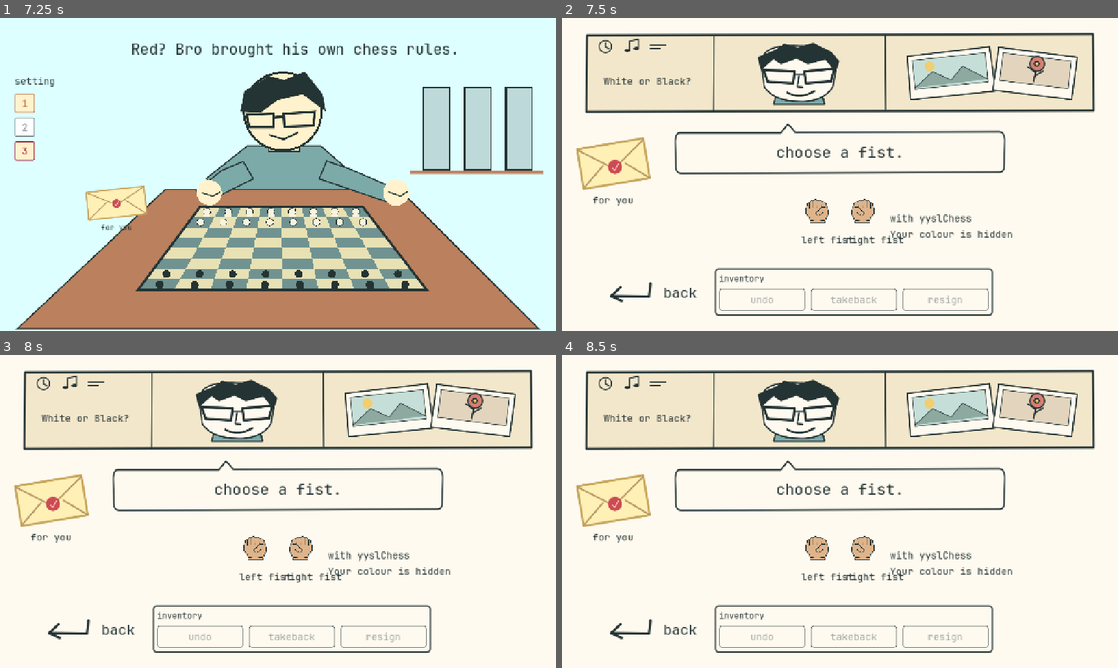
Above: before the commit, frames 1-4 (two rows, left to right).
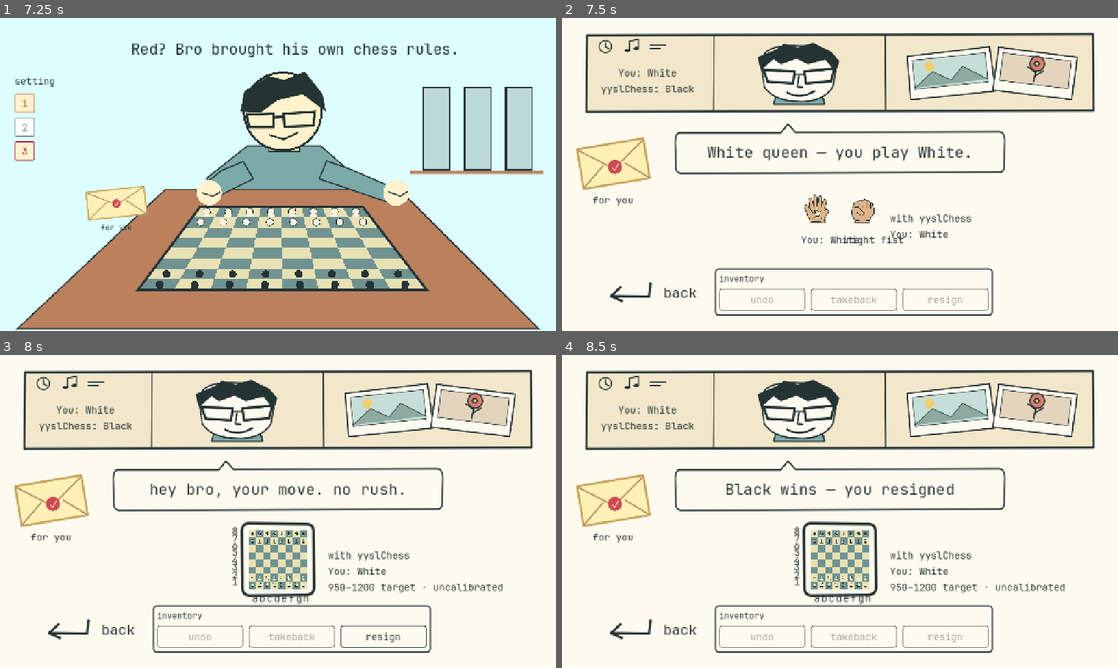
Above: after the commit, the same moments.

Repository: 2yysl/forstimpy
Game: Godot game, scene res://features/chess/integration/ChessIntegratedMain.tscn
Same seed, same stepped clock (60 frames per second), same inputs: the game is played once before the commit and once after it. Sound files missing from this copy of the repository are replaced by a short silence.
Inputs (mouse positions are in pixels of both pictures, inside the frame that each line leads up to):
- Up to frame 1 (7.25 s): click "click to continue" at 0.5 s; tap Enter (ui_accept) at 1.25, 1.52, 1.82 s; move the mouse to (250, 237) at 1.27 s; click (250, 237) at 1.42 s; click "1" at 2 s; click "'sure'" at 2.75 s; click "left fist" at 3.5 s; click "back" at 4.25 s; click "'yes but red'" at 5 s; click "1" at 5.75 s; click "2" at 6.5 s
- Up to frame 2 (7.5 s): click "3" at 7.25 s
- Up to frame 3 (8 s): no input
- Up to frame 4 (8.5 s): click (945, 636) at 8 s, where only the run after the commit has a clickable "resign"

Frame 1 is identical in both runs. In frame 2, 1.7% of the frame differs, in the area x 7-81%, y 16-72%; in frame 3, 4.9%, in the area x 7-91%, y 16-94%; in frame 4, 4.7%.

Commit message:
feat: preserve chess matches when returning to the table

Diff:
--- a/yassine-game/features/chess/chess_activity.gd
+++ b/yassine-game/features/chess/chess_activity.gd
@@ -16,6 +16,9 @@
 var legal: Array = []
 var promotion_moves: Array = []
 var thinking := false
+var suspended := false
+var pending_bot_rng := 0
+var colour_timer: Timer
 var ended := ""
 var session := 0
 var last_move: Dictionary = {}
@@ -71,6 +74,12 @@
 	resign = $Inventory/Contents/Buttons/Resign
 	fist_choice = $FistChoice
 	fist_choice.colour_chosen.connect(_on_colour_chosen)
+	colour_timer = Timer.new()
+	colour_timer.name = "ColourRevealTimer"
+	colour_timer.wait_time = COLOUR_REVEAL_SECONDS
+	colour_timer.one_shot = true
+	colour_timer.timeout.connect(_finish_colour_reveal)
+	add_child(colour_timer)
 	rps_rng.randomize()
 	promotion_row = $Promotion/Options
 	undo.pressed.connect(_toggle_review)
@@ -219,6 +228,11 @@
 func restart(color: int) -> void:
 	session += 1
 	bot.cancel()
+	colour_timer.stop()
+	colour_timer.paused = false
+	suspended = false
+	process_mode = Node.PROCESS_MODE_INHERIT
+	show()
 	human_color = color
 	choosing_colour = color == 0
 	game = Rules.new()
@@ -242,20 +256,46 @@
 		_bot_turn()
 
 func _on_colour_chosen(colour: int) -> void:
-	if not choosing_colour:
+	if suspended or not choosing_colour or human_color != 0:
 		return
 	human_color = colour
 	_refresh()
-	var token := session
-	await get_tree().create_timer(COLOUR_REVEAL_SECONDS).timeout
-	if token == session and is_inside_tree():
-		restart(colour)
+	colour_timer.start()
+
+func _finish_colour_reveal() -> void:
+	if not suspended and choosing_colour and human_color != 0:
+		restart(human_color)
 
 func leave_match() -> void:
+	if suspended:
+		return
+	suspend_match()
+	leave_requested.emit()
+
+func suspend_match() -> void:
+	if suspended:
+		return
+	if thinking:
+		bot.rng.state = pending_bot_rng
 	session += 1
 	bot.cancel()
 	thinking = false
-	leave_requested.emit()
+	suspended = true
+	colour_timer.paused = true
+	process_mode = Node.PROCESS_MODE_DISABLED
+	hide()
+
+func resume_match() -> void:
+	if not suspended:
+		return
+	suspended = false
+	process_mode = Node.PROCESS_MODE_INHERIT
+	colour_timer.paused = false
+	show()
+	_fit_window()
+	_refresh()
+	if not choosing_colour and ended.is_empty() and not rps_active and promotion_moves.is_empty() and game.turn != human_color:
+		_bot_turn()
 
 func _exit_tree() -> void:
 	session += 1
@@ -289,7 +329,7 @@
 	queue_redraw()
 
 func _bot_turn() -> void:
-	if choosing_colour or not ended.is_empty():
+	if suspended or thinking or choosing_colour or not ended.is_empty() or rps_active or not promotion_moves.is_empty() or game.turn == human_color:
 		return
 	if game.can_claim_draw():
 		ended = "Draw claimed by " + bot.behavior.display_name
@@ -298,6 +338,7 @@
 	thinking = true
 	_refresh()
 	var token := session
+	pending_bot_rng = bot.rng.state
 	var before: Dictionary = history.capture(game, bot.rng.state, last_move)
 	var move: Dictionary = await bot.choose_move(game)
 	if token != session or not is_inside_tree():
@@ -310,14 +351,14 @@
 	_refresh()
 
 func _toggle_review() -> void:
-	if history.entries.is_empty() or not promotion_moves.is_empty() or rps_active:
+	if suspended or history.entries.is_empty() or not promotion_moves.is_empty() or rps_active:
 		return
 	review_index = history.entries.size() - 1 if review_index < 0 else -1
 	selected = -1
 	_refresh()
 
 func _resign() -> void:
-	if choosing_colour or not ended.is_empty() or rps_active:
+	if suspended or choosing_colour or not ended.is_empty() or rps_active:
 		return
 	session += 1
 	bot.cancel()
@@ -329,7 +370,7 @@
 	_refresh()
 
 func _request_takeback() -> void:
-	if choosing_colour or not ended.is_empty() or not promotion_moves.is_empty() or rps_active:
+	if suspended or choosing_colour or not ended.is_empty() or not promotion_moves.is_empty() or rps_active:
 		return
 	rps_target = history.challenge_index()
 	if rps_target < 0:
@@ -350,7 +391,7 @@
 	_refresh()
 
 func _play_rps(hand: int) -> void:
-	if not rps_active or rps_resolved or hand < 0 or hand > 2:
+	if suspended or not rps_active or rps_resolved or hand < 0 or hand > 2:
 		return
 	var names := ["rock", "paper", "scissors"]
 	var result := (hand - rps_choice + 3) % 3
@@ -380,7 +421,7 @@
 	_refresh()
 
 func _close_rps() -> void:
-	if not rps_active:
+	if suspended or not rps_active:
 		return
 	rps_active = false
 	$RPS.hide()
@@ -398,7 +439,7 @@
 			accept_event()
 
 func select_square(index: int) -> void:
-	if choosing_colour or thinking or not ended.is_empty() or game.turn != human_color or not promotion_moves.is_empty() or review_index >= 0 or rps_active:
+	if suspended or choosing_colour or thinking or not ended.is_empty() or game.turn != human_color or not promotion_moves.is_empty() or review_index >= 0 or rps_active:
 		return
 	var candidates := legal.filter(func(move): return move.from == selected and move.to == index)
 	if not candidates.is_empty():
@@ -412,6 +453,8 @@
 	queue_redraw()
 
 func _promote(kind: int) -> void:
+	if suspended:
+		return
 	for move in promotion_moves:
 		if move.promotion == kind:
 			promotion_moves.clear()
@@ -419,6 +462,8 @@
 			return
 
 func _make_move(move: Dictionary) -> void:
+	if suspended:
+		return
 	var before: Dictionary = history.capture(game, bot.rng.state, last_move)
 	if not game.play(move):
 		return
--- a/yassine-game/features/chess/fist_choice.gd
+++ b/yassine-game/features/chess/fist_choice.gd
@@ -39,7 +39,7 @@
 	show()
 
 func choose(hand: int) -> void:
-	if selected_hand >= 0 or not visible or hand < 0 or hand > 1:
+	if selected_hand >= 0 or not is_visible_in_tree() or hand < 0 or hand > 1:
 		return
 	selected_hand = hand
 	var colour := left_colour if hand == 0 else -left_colour
--- a/yassine-game/features/chess/integration/chess_table_stage.gd
+++ b/yassine-game/features/chess/integration/chess_table_stage.gd
@@ -12,7 +12,7 @@
 	add_child(match_layer)
 
 func _answer(joke: bool) -> void:
-	if changing_view or not invitation_ready or is_instance_valid(activity) or _letter_is_reading():
+	if changing_view or not invitation_ready or (is_instance_valid(activity) and not activity.suspended) or _letter_is_reading():
 		return
 	changing_view = true
 	dap.stop()
@@ -29,27 +29,27 @@
 	_answer(false)
 
 func _open_match() -> void:
-	if is_instance_valid(activity) or _letter_is_reading():
+	if (is_instance_valid(activity) and not activity.suspended) or _letter_is_reading():
 		return
 	ui.hide()
-	activity = Activity.instantiate()
-	activity.leave_requested.connect(_close_match)
-	match_layer.add_child(activity)
+	if is_instance_valid(activity):
+		activity.resume_match()
+	else:
+		activity = Activity.instantiate()
+		activity.leave_requested.connect(_close_match)
+		match_layer.add_child(activity)
 
 func _close_match() -> void:
 	if not is_instance_valid(activity):
 		return
-	# Remove immediately so re-entry cannot leave overlapping controls/signals.
-	match_layer.remove_child(activity)
-	activity.queue_free()
-	activity = null
+	activity.suspend_match()
 	ui.show()
 	changing_view = false
 	board_button.disabled = false
 	_show_invitation()
 
 func _unhandled_key_input(event: InputEvent) -> void:
-	if is_instance_valid(activity) and event.is_action_pressed("ui_cancel"):
+	if is_instance_valid(activity) and not activity.suspended and event.is_action_pressed("ui_cancel"):
 		get_viewport().set_input_as_handled()
 		activity.leave_match()
 	else:
--- a/yassine-game/features/chess/tests/test_integration.gd
+++ b/yassine-game/features/chess/tests/test_integration.gd
@@ -97,7 +97,7 @@
 	activity.restart(-1)
 	activity.leave_match()
 	await pause(0.6)
-	check(not is_instance_valid(stage.activity) and stage.ui.visible, "Leave cancels bot and restores table")
+	check(is_instance_valid(stage.activity) and stage.activity.suspended and stage.ui.visible, "Leave cancels bot, saves the match and restores table")
 	stage.board_button.pressed.emit()
 	await process_frame
 	check(stage.match_layer.get_child_count() == 1, "Re-entry has exactly one activity")
@@ -114,7 +114,7 @@
 	await pause(2.4)
 	check(is_instance_valid(stage.activity), "Yes but red connected callback opens chess")
 	activity = stage.activity
-	await choose_white(activity)
+	activity.restart(1) # Known fixture for artwork/promotion; returning now resumes.
 	# Texture replacement is independent of the rules and retains aspect ratio.
 	var key: String = activity.game.position_key()
 	var image := Image.create(40, 80, false, Image.FORMAT_RGBA8)
@@ -139,7 +139,7 @@
 	activity._promote(Rules.KNIGHT)
 	check(activity.game.board[0] == Rules.KNIGHT and activity.ended == "Draw by insufficient material", "UI underpromotion and draw work")
 	activity.back.pressed.emit()
-	check(not is_instance_valid(stage.activity) and stage.choices.visible, "Back arrow returns to the character invitation")
+	check(stage.activity == activity and activity.suspended and stage.choices.visible, "Back arrow saves the same match and returns to the character invitation")
 	main.queue_free()
 	await process_frame
 	var demo = load("res://features/chess/demo/ChessCharacterTest.tscn").instantiate()
--- /dev/null
+++ b/yassine-game/features/chess/tests/test_resume.gd
@@ -0,0 +1,157 @@
+extends SceneTree
+const Rules = preload("res://features/chess/chess_rules.gd")
+var checks := 0
+var failures := 0
+
+func _initialize() -> void:
+	run.call_deferred()
+
+func check(value: bool, message: String) -> void:
+	checks += 1
+	print("PASS: " if value else "FAIL: ", message)
+	if not value:
+		failures += 1
+		push_error(message)
+
+func pause(seconds: float) -> void:
+	await create_timer(seconds).timeout
+
+func wait_bot(a) -> void:
+	var deadline := Time.get_ticks_msec() + 10000
+	while a.thinking and Time.get_ticks_msec() < deadline:
+		await process_frame
+	check(not a.thinking, "Resumed bot completes without freezing")
+
+func signature(a) -> Array:
+	return [a.game.board.duplicate(), a.game.turn, a.game.castling, a.game.ep, a.game.halfmove, a.game.fullmove,
+		a.game.repetitions.duplicate(), a.bot.rng.state, a.last_move.duplicate(), a.human_color, a.selected,
+		a.history.entries.duplicate(true), a.history.latest_human_id, a.history.challenged_human_id,
+		a.review_index, a.promotion_moves.duplicate(true), a.rps_active, a.rps_resolved, a.rps_target, a.rps_choice, a.ended]
+
+func run() -> void:
+	var main = load(ProjectSettings.get_setting("application/run/main_scene")).instantiate()
+	root.add_child(main)
+	main.title_screen.get_node("Continue").pressed.emit()
+	await pause(2.0)
+	var stage = main._stage
+	stage.board_button.pressed.emit()
+	var a = stage.activity
+	var identity: int = a.get_instance_id()
+	var fist_state: int = a.fist_choice.rng.state
+	var left_colour: int = a.fist_choice.left_colour
+	a.back.pressed.emit()
+	check(a.suspended and not a.visible and stage.ui.visible and stage.letter.enabled, "Back suspends chess and restores the table and letter")
+	check(a.process_mode == Node.PROCESS_MODE_DISABLED and stage.match_layer.get_child_count() == 1, "Exactly one retained match has its processing disabled")
+	a.fist_choice.choose(0)
+	check(a.human_color == 0 and a.fist_choice.selected_hand == -1, "Hidden fists cannot be selected")
+	var daps: int = stage.dap_count
+	stage.dap_button.pressed.emit()
+	check(stage.dap_count == daps + 1, "Table dap works while chess is saved")
+	stage.board_button.pressed.emit()
+	check(stage.activity.get_instance_id() == identity and not a.suspended and not stage.dap.active, "Returning reuses the same match and stops table dap")
+	check(a.fist_choice.rng.state == fist_state and a.fist_choice.left_colour == left_colour, "Returning before colour selection does not reroll the queens")
+	a.fist_choice.left_colour = 1
+	a.fist_choice.choose(0)
+	await pause(0.2)
+	a.back.pressed.emit()
+	var reveal_left: float = a.colour_timer.time_left
+	await pause(1.4)
+	check(a.choosing_colour and a.human_color == 1 and is_equal_approx(a.colour_timer.time_left, reveal_left), "Leaving during the reveal freezes its remaining time and committed colour")
+	stage.board_button.pressed.emit()
+	await pause(reveal_left + 0.15)
+	check(not a.choosing_colour and a.human_color == 1 and a.history.entries.is_empty(), "The same reveal completes after returning without another fist choice")
+	a.bot.behavior = a.bot.behavior.duplicate()
+	a.bot.behavior.think_delay_seconds = 0.6
+	a.select_square(Rules.square("e2"))
+	a.select_square(Rules.square("e4"))
+	check(a.thinking, "A reply is pending before leaving")
+	var saved := signature(a)
+	a.back.pressed.emit()
+	await pause(0.8)
+	check(signature(a) == saved and not a.thinking, "Leaving during bot delay freezes board, rights, counters, RNG and inventory")
+	a.select_square(Rules.square("d2"))
+	a._request_takeback()
+	a._resign()
+	a._bot_turn()
+	check(signature(a) == saved, "Suspended chess rejects direct move, takeback, resign and bot actions")
+	for i in range(5):
+		stage.board_button.pressed.emit()
+		check(a.thinking, "Returning queues one interrupted bot reply")
+		a.back.pressed.emit()
+	stage.board_button.pressed.emit()
+	await wait_bot(a)
+	check(a.history.entries.size() == 2 and a.game.turn == 1 and a.game.board[Rules.square("c6")] == -Rules.PAWN, "Repeated interruptions produce exactly one legal book reply")
+	a.undo.pressed.emit()
+	saved = signature(a)
+	a.back.pressed.emit()
+	stage.board_button.pressed.emit()
+	check(signature(a) == saved and a.review_index >= 0, "Undo preview and untouched live position survive Back")
+	a.undo.pressed.emit()
+	a.takeback.pressed.emit()
+	saved = signature(a)
+	var rps_text: String = a.get_node("RPS/Dialog/Contents/Result").text
+	a.back.pressed.emit()
+	stage.board_button.pressed.emit()
+	check(signature(a) == saved and a.get_node("RPS").visible and a.get_node("RPS/Dialog/Contents/Result").text == rps_text, "An unfinished RPS challenge resumes with the same committed hand")
+	a._play_rps((a.rps_choice + 2) % 3)
+	a._close_rps()
+	saved = signature(a)
+	a.back.pressed.emit()
+	stage.board_button.pressed.emit()
+	check(signature(a) == saved and a.takeback.disabled, "Leaving cannot restore a consumed takeback attempt")
+	a.restart(1)
+	a.game.load_fen("4k3/P7/8/8/8/8/8/4K3 w - - 0 1")
+	a._refresh()
+	a.select_square(Rules.square("a7"))
+	a.select_square(Rules.square("a8"))
+	saved = signature(a)
+	a.back.pressed.emit()
+	stage.board_button.pressed.emit()
+	check(signature(a) == saved and a.promotion_row.visible and a.promotion_moves.size() == 4, "A pending promotion resumes without moving the pawn or auto-choosing")
+	a._promote(Rules.KNIGHT)
+	saved = signature(a)
+	a.back.pressed.emit()
+	stage.board_button.pressed.emit()
+	check(signature(a) == saved and a.ended == "Draw by insufficient material", "A finished game remains saved and cannot silently restart")
+	a.restart(-1)
+	saved = signature(a)
+	a.back.pressed.emit()
+	await pause(0.8)
+	check(signature(a) == saved and a.history.entries.is_empty(), "Black's pending White opening stays frozen at the table")
+	stage.board_button.pressed.emit()
+	await wait_bot(a)
+	check(a.human_color == -1 and a.game.turn == -1 and a.history.entries.size() == 1, "Returning as Black preserves orientation and applies one White opening")
+	a.restart(1)
+	a.bot.behavior.think_delay_seconds = 0.0
+	a.select_square(Rules.square("h2"))
+	a.select_square(Rules.square("h4"))
+	await process_frame
+	await process_frame
+	check(a.thinking, "Fallback search is running before suspension")
+	saved = signature(a)
+	a.back.pressed.emit()
+	await pause(0.2)
+	check(signature(a) == saved and not a.thinking, "An interrupted search cannot apply a hidden move")
+	stage.board_button.pressed.emit()
+	await wait_bot(a)
+	check(a.history.entries.size() == 2 and a.game.turn == 1, "Fallback search safely resumes and commits once")
+	var nodes := get_node_count()
+	saved = signature(a)
+	for i in range(20):
+		a.back.pressed.emit()
+		stage.board_button.pressed.emit()
+	await process_frame
+	check(get_node_count() == nodes and stage.match_layer.get_child_count() == 1 and a.leave_requested.get_connections().size() == 1, "Twenty round trips do not accumulate scenes or signal connections")
+	check(signature(a) == saved and a.get_instance_id() == identity, "Repeated round trips preserve the full match")
+	a._resign()
+	saved = signature(a)
+	a.back.pressed.emit()
+	stage.board_button.pressed.emit()
+	check(signature(a) == saved and "resigned" in a.ended, "A resigned match stays resigned after returning")
+	main.queue_free()
+	await process_frame
+	Input.set_custom_mouse_cursor(null, Input.CURSOR_ARROW)
+	Input.set_custom_mouse_cursor(null, Input.CURSOR_POINTING_HAND)
+	await process_frame
+	print("RESUME: ", checks - failures, "/", checks, " checks passed")
+	quit(1 if failures else 0)
